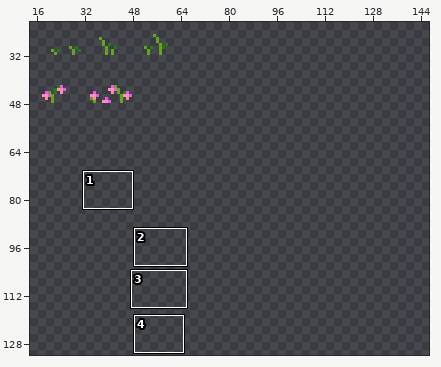
Sprite sheet: Goose with a Scarf/sprites/sprTilesDeco16/2cd86df6-e4c5-4e1e-a028-af34f6257cc0.png. Above, an overview of the earlier version with the close-up marked.
Close-up. As it was:
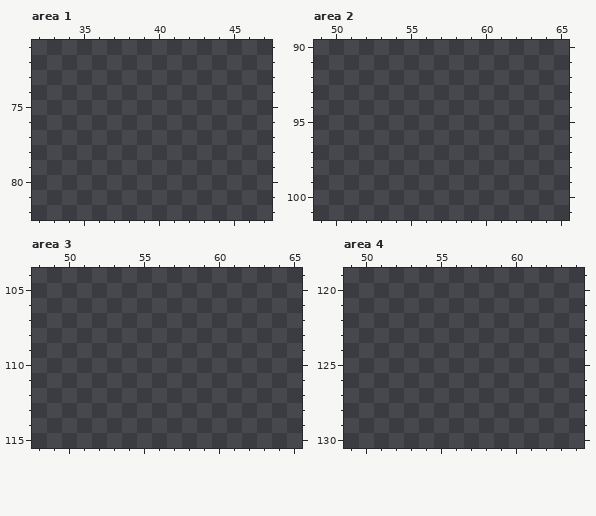
The file is 496x248 pixels. Shown: area 1: x 32..47, y 71..82; area 2: x 49..65, y 90..101; area 3: x 48..65, y 104..115; area 4: x 49..64, y 119..130. The wide view leaves out empty margins. The commit also changed other parts of the picture, which this record leaves out.
Palette (. is transparent): 
And afterwards:
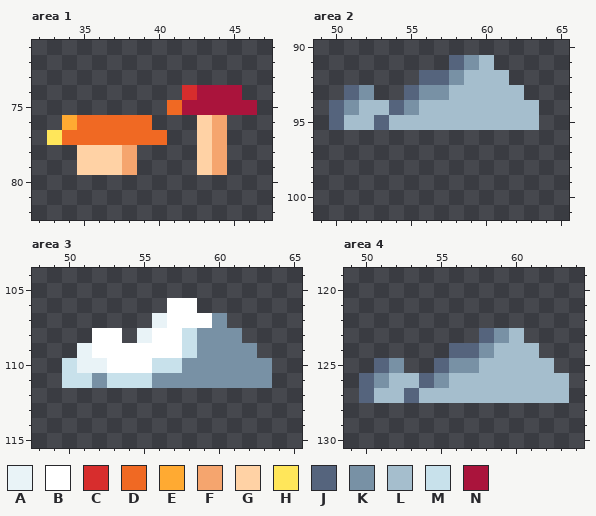
Colours new in this view: A #e9f3f7  B #ffffff  C #d72d2d  D #f06923  E #ffaa32  F #f5a56e  G #ffd2a5  H #ffe65a  J #55647d  K #7891a5  L #a5becd  M #c8e1eb  N #aa143c
Difference:
Area 1:
y 74: x 42..45 .... -> CNNN
y 75: x 41..46 ...... -> DNNNNN
y 76: x 34..39 ...... -> EDDDDD; x 43..44 .. -> GF
y 77: x 33..40 ........ -> HDDDDDDD; x 43..44 .. -> GF
y 78..79: x 35..38 .... -> GGGF; x 43..44 .. -> GF
Area 2:
y 91: x 58..60 ... -> JKL
y 92: x 56..61 ...... -> JJKLLL
y 93: x 51..52 .. -> JK; x 55..62 ........ -> JKKLLLLL
y 94: x 50..63 .............. -> JKLLJKLLLLLLLL
y 95: x 50..63 .............. -> JLLJLLLLLLLLLL
Area 3:
y 106: x 57..58 .. -> BB
y 107: x 56..60 ..... -> ABBBK
y 108: x 52..53 .. -> BB; x 55..61 ....... -> ABBMKKK
y 109: x 51..62 ............ -> ABBBBBBMKKKK
y 110: x 50..63 .............. -> MAABBBMMKKKKKK
y 111: x 50..63 .............. -> MMKMMMKKKKKKKK
Area 4:
y 123: x 58..60 ... -> JKL
y 124: x 56..61 ...... -> JJKLLL
y 125: x 51..52 .. -> JK; x 55..62 ........ -> JKKLLLLL
y 126: x 50..63 .............. -> JKLLJKLLLLLLLL
y 127: x 50..63 .............. -> JLLJLLLLLLLLLL
Pixel boxes of the changes (left, top, right, bottom) in both close-ups:
added: (47, 85, 257, 175)
added: (329, 55, 539, 130)
added: (62, 298, 272, 388)
added: (359, 328, 569, 403)
